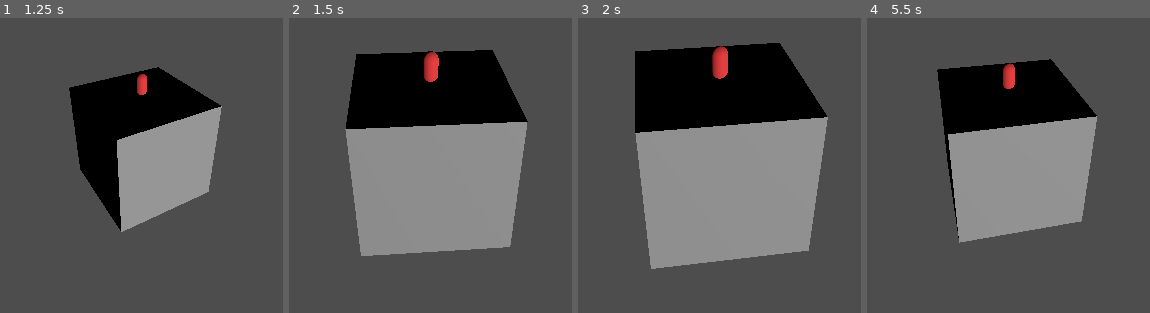
Above: before the commit, frames 1-4 (left to right).
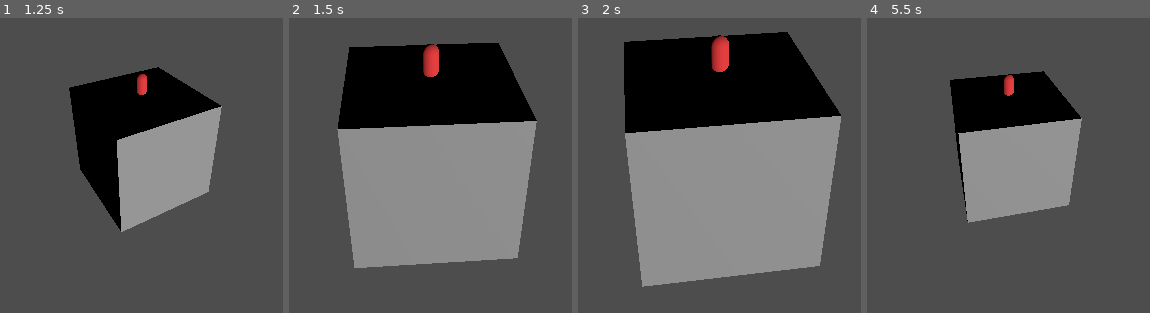
Above: after the commit, the same moments.

Repository: Bradondev/FishFindGame
Game: Godot game, scene res://Scenes/First_World/world_1.tscn
Same seed, same stepped clock (60 frames per second), same inputs: the game is played once before the commit and once after it. The project has no main scene, so this scene is started directly.
Inputs (mouse positions are in pixels of both pictures, inside the frame that each line leads up to):
- Up to frame 1 (1.25 s): tap Enter at 0.5 s; move the mouse to (outside the picture) at 0.52 s; hold D (move_right) from 0.53 s (still down); click (outside the picture) at 0.6 s
- Up to frame 2 (1.5 s): move the mouse to (outside the picture) at 1.27 s; release D (move_right) at 1.28 s; hold Left (move_left) from 1.28 s (still down); tap Mouse wheel up (zoom_in) at 1.35 s; click (outside the picture) at 1.42 s
- Up to frame 3 (2 s): keep holding Left (move_left)
- Up to frame 4 (5.5 s): move the mouse to (1087, 29) at 2.02 s; release Left (move_left) at 2.03 s; hold Mouse wheel down (zoom_out) 2.03-2.78 s; hold D (move_right) 2.03-3.53 s; click (1087, 29) at 2.17 s; move the mouse to (968, 218) at 2.77 s; click (968, 218) at 2.85 s; move the mouse to (outside the picture) at 3.52 s; hold Mouse wheel up (zoom_in) 3.53-4.28 s; hold Left (move_left) from 3.53 s (still down); click (outside the picture) at 3.67 s; move the mouse to (outside the picture) at 4.27 s; tap Mouse wheel down (zoom_out) at 4.35 s; click (outside the picture) at 4.42 s; move the mouse to (1048, 127) at 5.02 s; click (1048, 127) at 5.1 s

Frame 1 is identical in both runs. In frame 2, 8.0% of the frame differs, in the area x 16-88%, y 8-85%; in frame 3, 12%, in the area x 16-93%, y 4-92%; in frame 4, 9.2%.

Commit message:
zoom_wheel_button

Diff:
--- a/Scenes/First_World/Camera3D.gd
+++ b/Scenes/First_World/Camera3D.gd
@@ -15,3 +15,10 @@
 	desired_Fov = clamp(desired_Fov, min_Fov, max_Fov)
 	Fov_Smooth = lerp(Fov_Smooth, desired_Fov, 0.2)
 	self.set_fov(Fov_Smooth)
+
+func _input(event):
+	if event is InputEventMouseButton:
+		if event.button_index == MOUSE_BUTTON_WHEEL_UP:
+			desired_Fov = desired_Fov - fov_Step
+		elif event.button_index == MOUSE_BUTTON_WHEEL_DOWN:
+			desired_Fov = desired_Fov + fov_Step
